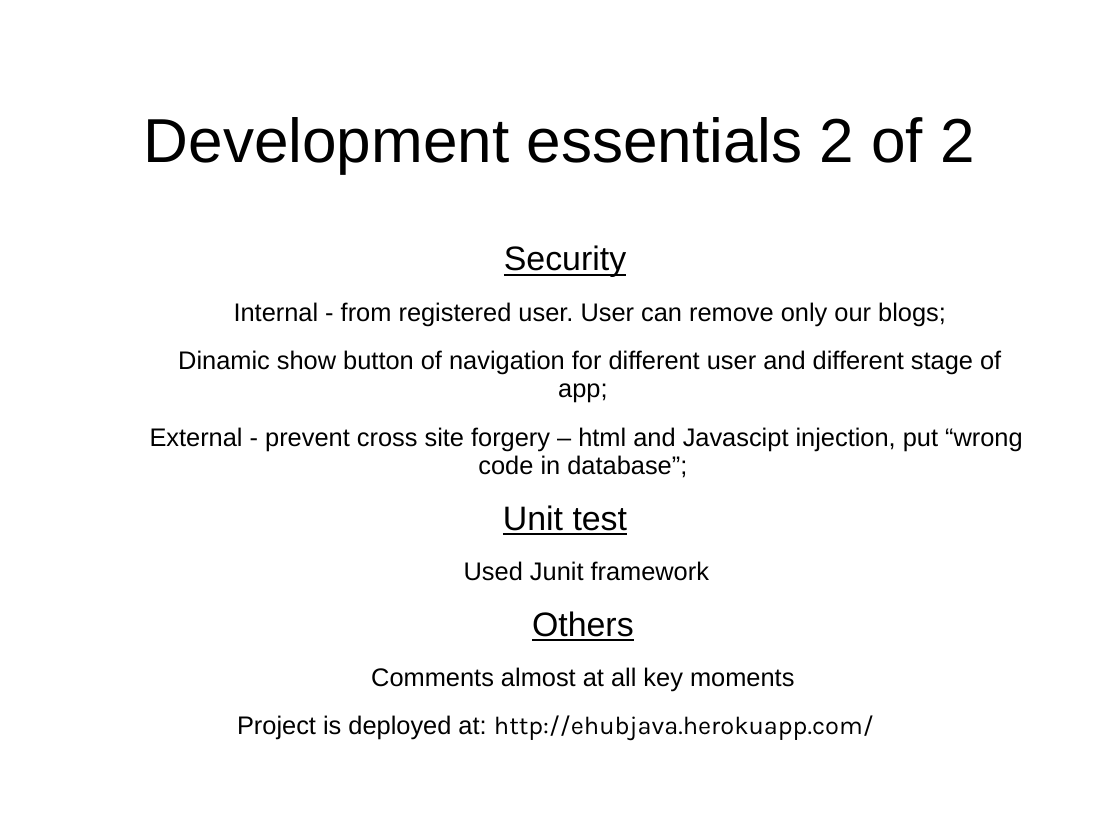
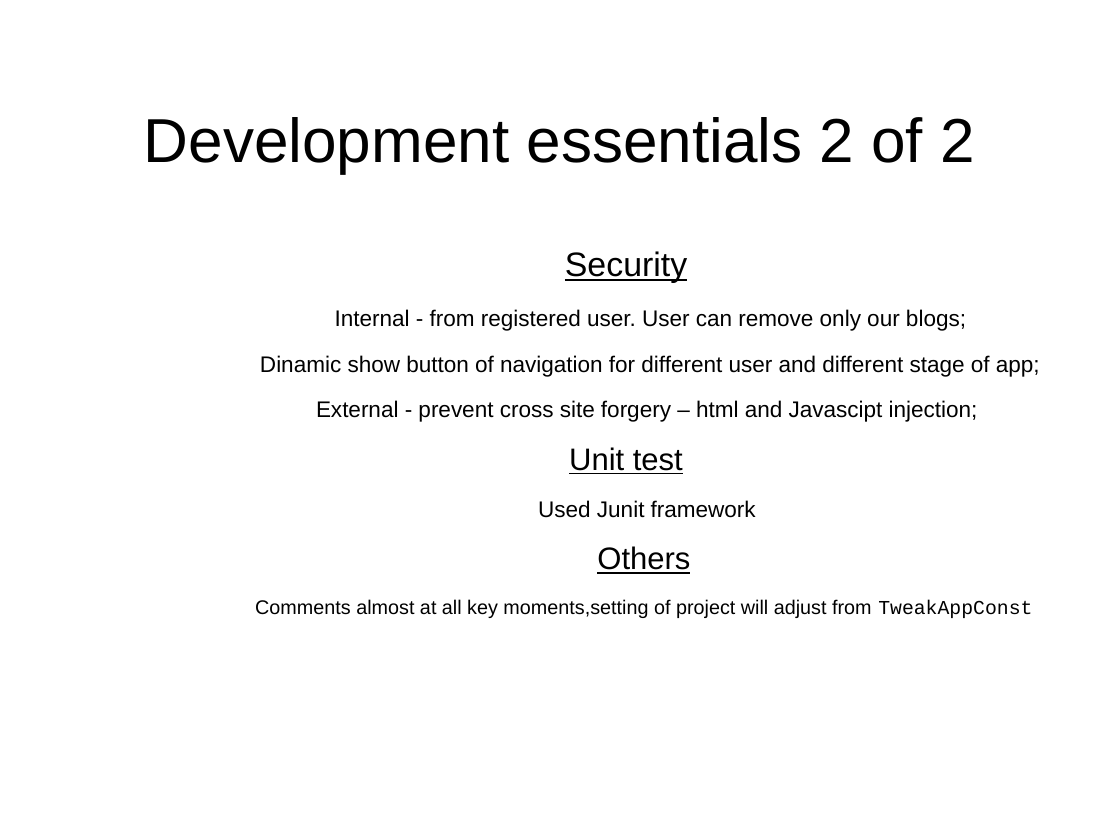
Before and after one commit to donstany/e-hub, a slide deck: slide 6 of Java_Web_Development_presentation.ppt. Drawn at 1120x840 pixels with LibreOffice and Linux fonts; fonts in the diff are those of the drawing; background and template pictures are left out. Boxes give left, top, right and bottom in pixels: in the first picture for what was removed or moved away, otherwise in the second. Text is boxed around its words. In the diff, an @@ line names an element or a change of style, - is before the commit and + after.

```diff
--- a/Java_Web_Development_presentation.ppt
+++ b/Java_Web_Development_presentation.ppt
@@ text "Security": place and size @@
-text "Security" at <box>150,245,1023,740</box>
+text "Security" at <box>255,251,1040,618</box>
@@ text at <box>260,309,1040,574</box>: size 18 to 16 pt in "Internal - from registered user. User can ...", "Dinamic show button of navigation for different ...", "Used Junit framework"; size 24 to 22 pt in "Unit test", "Others" @@
@@ text at <box>316,400,978,422</box>: text changed; size 18 to 16 pt @@
-External - prevent cross site forgery – html and Javascipt injection, put “wrong code in database”;
+External - prevent cross site forgery – html and Javascipt injection;
@@ text at <box>255,599,1032,618</box>: text changed; size 18 to 14 pt @@
-Comments almost at all key moments
-Project is deployed at: http://ehubjava.herokuapp.com/
+Comments almost at all key moments,setting of project will adjust from TweakAppConst
```
Also in this commit, not shown: 3 other slides changed.
